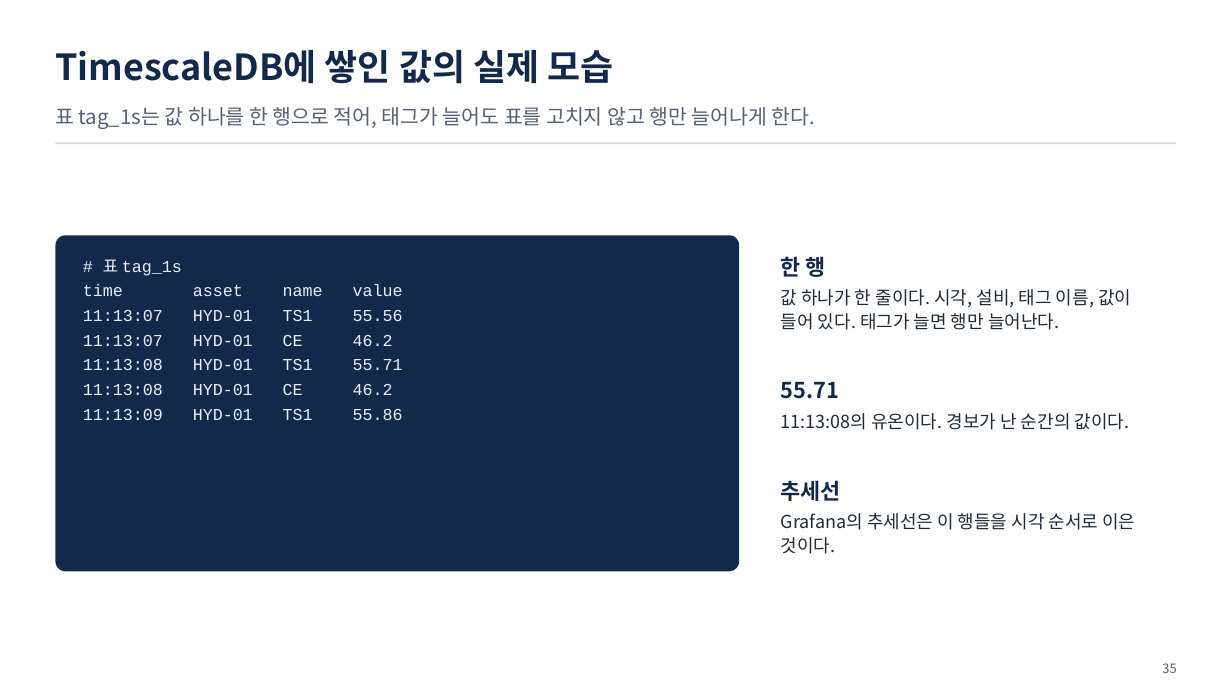
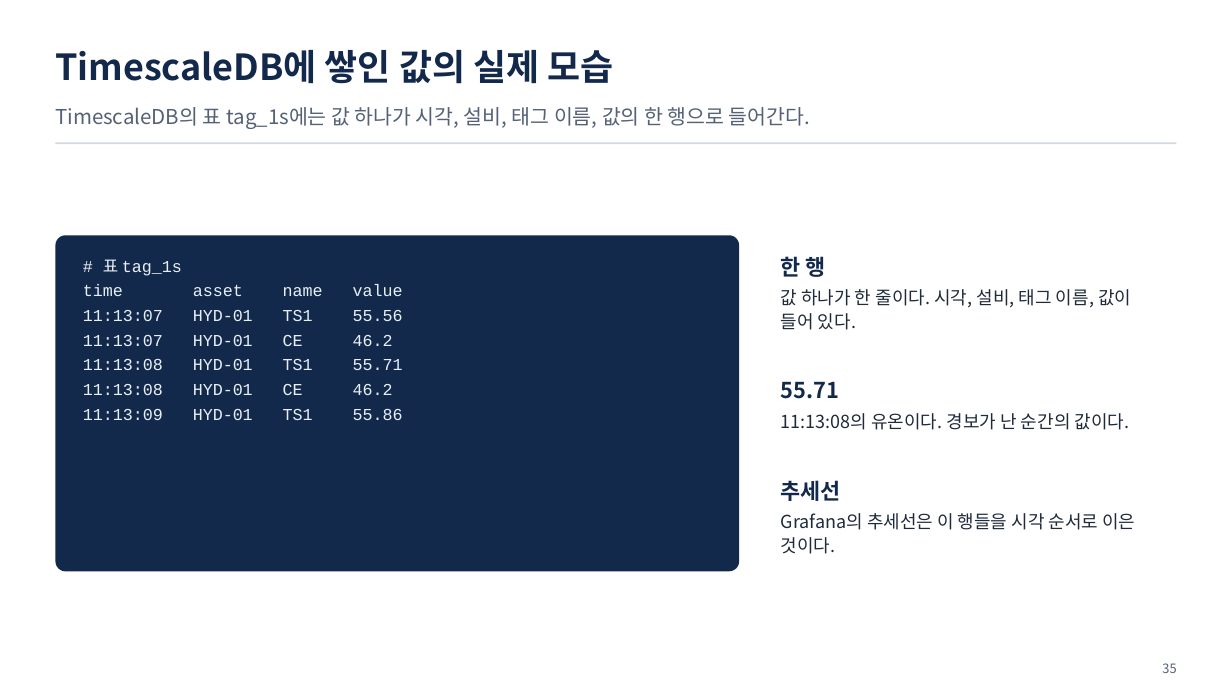
Before and after one commit to uengine-oss/hyd-iot-edu, a slide deck: slide 35 of course/slides/integrated/통합반_01일차.pptx. Drawn at 1232x693 pixels with LibreOffice and Linux fonts; fonts in the diff are those of the drawing. Boxes give left, top, right and bottom in pixels: in the first picture for what was removed or moved away, otherwise in the second. Text is boxed around its words. In the diff, an @@ line names an element or a change of style, - is before the commit and + after.

```diff
--- a/course/slides/integrated/통합반_01일차.pptx
+++ b/course/slides/integrated/통합반_01일차.pptx
@@ text at (x1=55, y1=107, x2=810, y2=129): text changed @@
-표 tag_1s는 값 하나를 한 행으로 적어, 태그가 늘어도 표를 고치지 않고 행만 늘어나게 한다.
+TimescaleDB의 표 tag_1s에는 값 하나가 시각, 설비, 태그 이름, 값의 한 행으로 들어간다.
@@ text at (x1=781, y1=289, x2=1131, y2=330): text changed @@
-값 하나가 한 줄이다. 시각, 설비, 태그 이름, 값이 들어 있다. 태그가 늘면 행만 늘어난다.
+값 하나가 한 줄이다. 시각, 설비, 태그 이름, 값이 들어 있다.
```
Also in this commit, not shown: 3 other slides changed, 8 other files.
